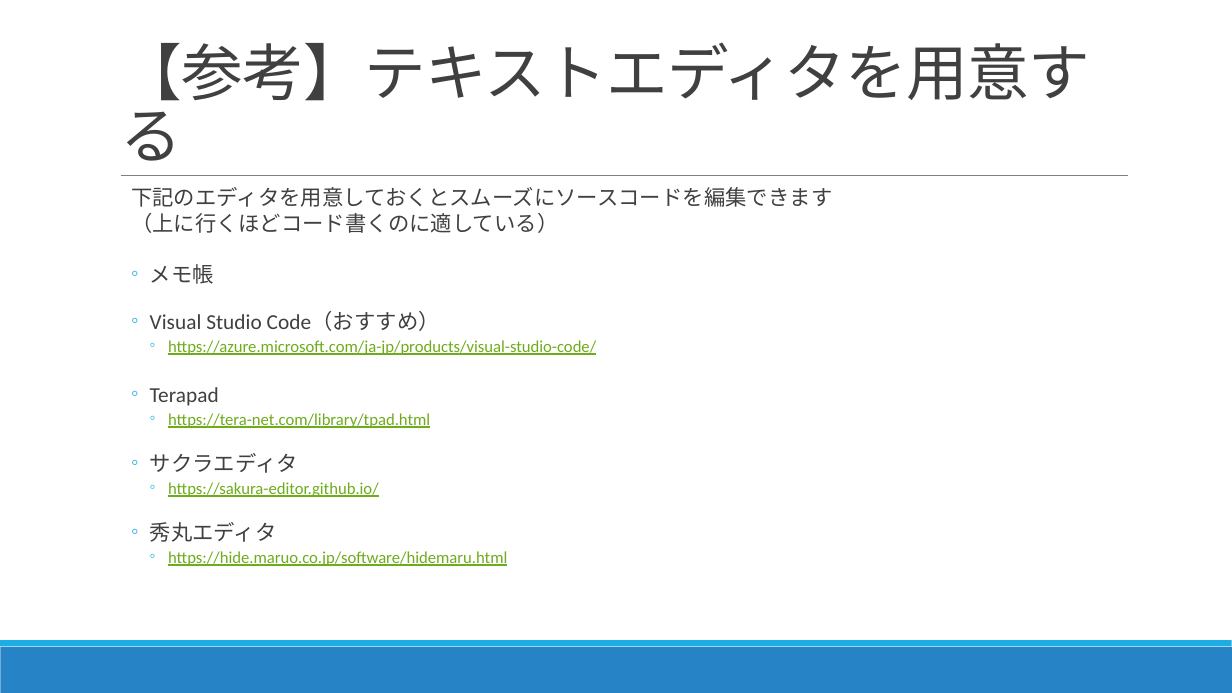
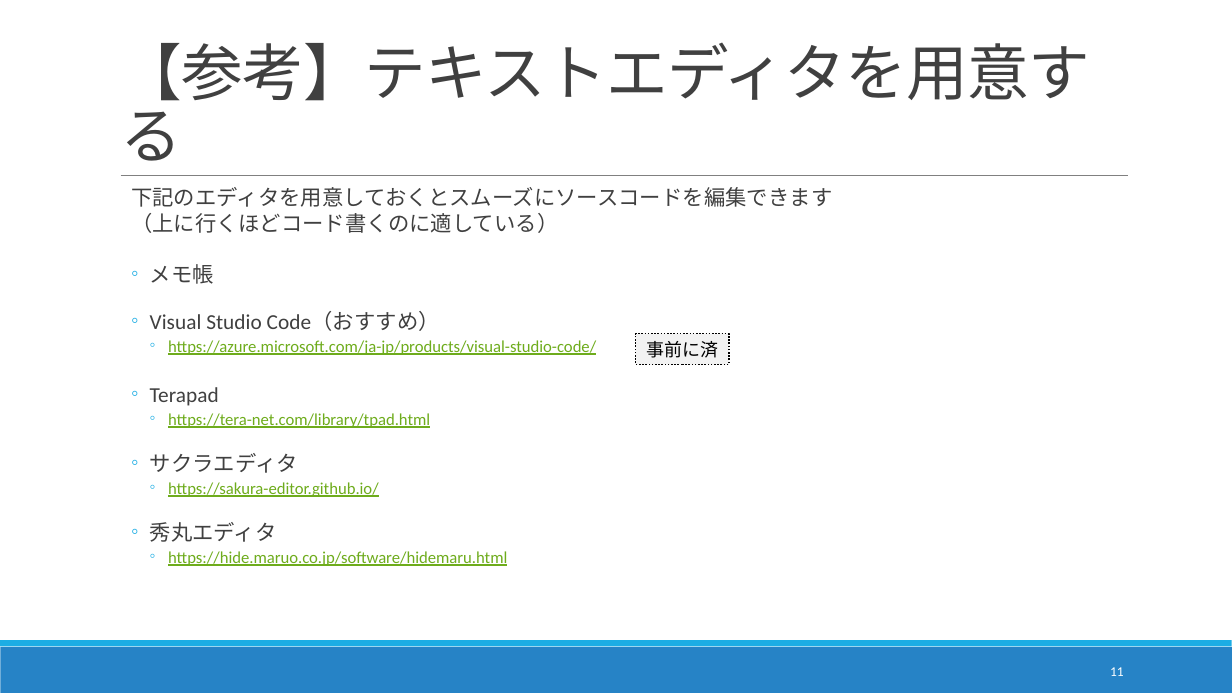
Before and after one commit to nc30mtd/noastec-smiottk, a slide deck: slide 11 of IoTセミナーテキスト.pptx (slide 10 before the commit). Drawn at 1232x693 pixels with LibreOffice and Linux fonts; fonts in the diff are those of the drawing. Boxes give left, top, right and bottom in pixels: in the first picture for what was removed or moved away, otherwise in the second. Text is boxed around its words. In the diff, an @@ line names an element or a change of style, - is before the commit and + after.

Commit message:
・テキストタイトル修正 ・ページ数挿入 ・P2事前確認のページ作成（インストールしているか確認） ・P4　何のことからわからないと言われた「通材」の絵を入れてみました ・P8以降、「事前に済」「実習」「入力サポートあり」「講師実演」を補記 ・P9　何のことからわからないと言われた「ディレクトリ」「コンソール」に括弧補足 ・P18、34、50休憩・お疲れさまの挿絵

```diff
--- a/IoTセミナーテキスト.pptx
+++ b/IoTセミナーテキスト.pptx
@@ rectangle added at <box>636,334,729,364</box>, fill #F2F2F2, outline #000000 1.25 pt dashed, 14 pt, text #000000 @@
+事前に済
@@ page number added at <box>1110,667,1124,676</box>, 10.5 pt, text #FFFFFF @@
+11
```
Also in this commit, not shown: 45 other slides changed, 4 slides added, 1 slide removed.
